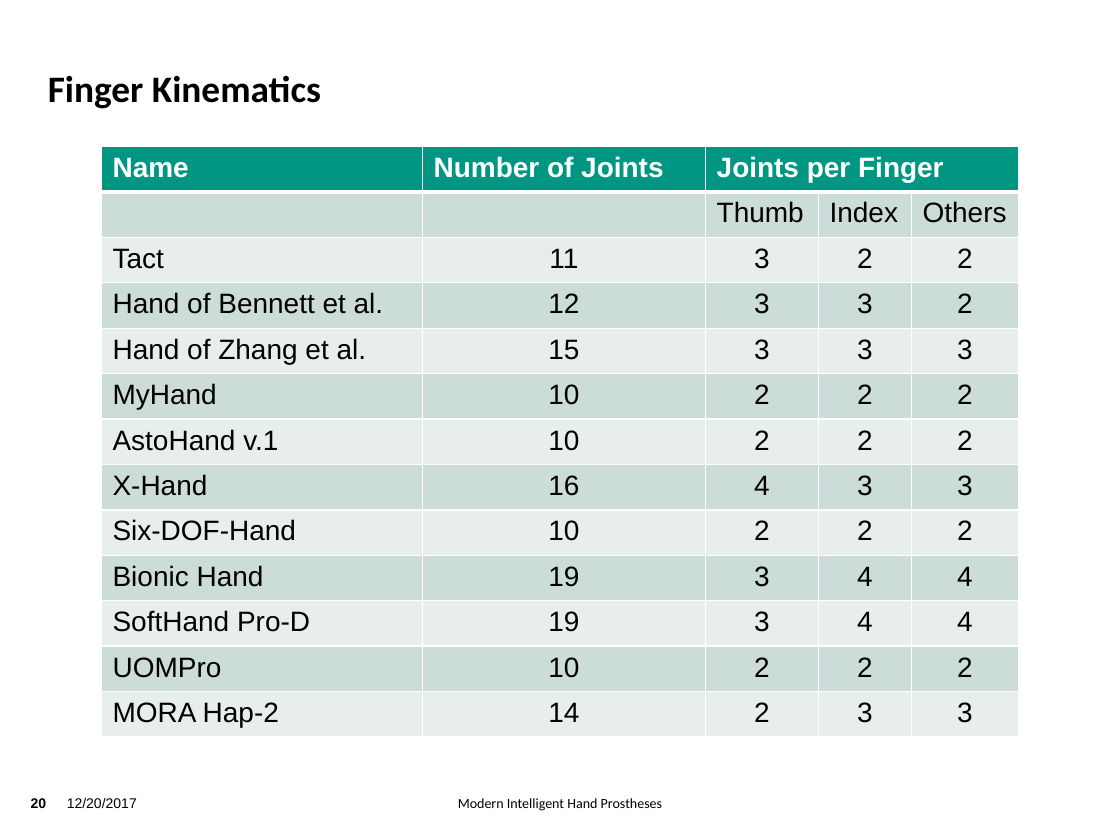
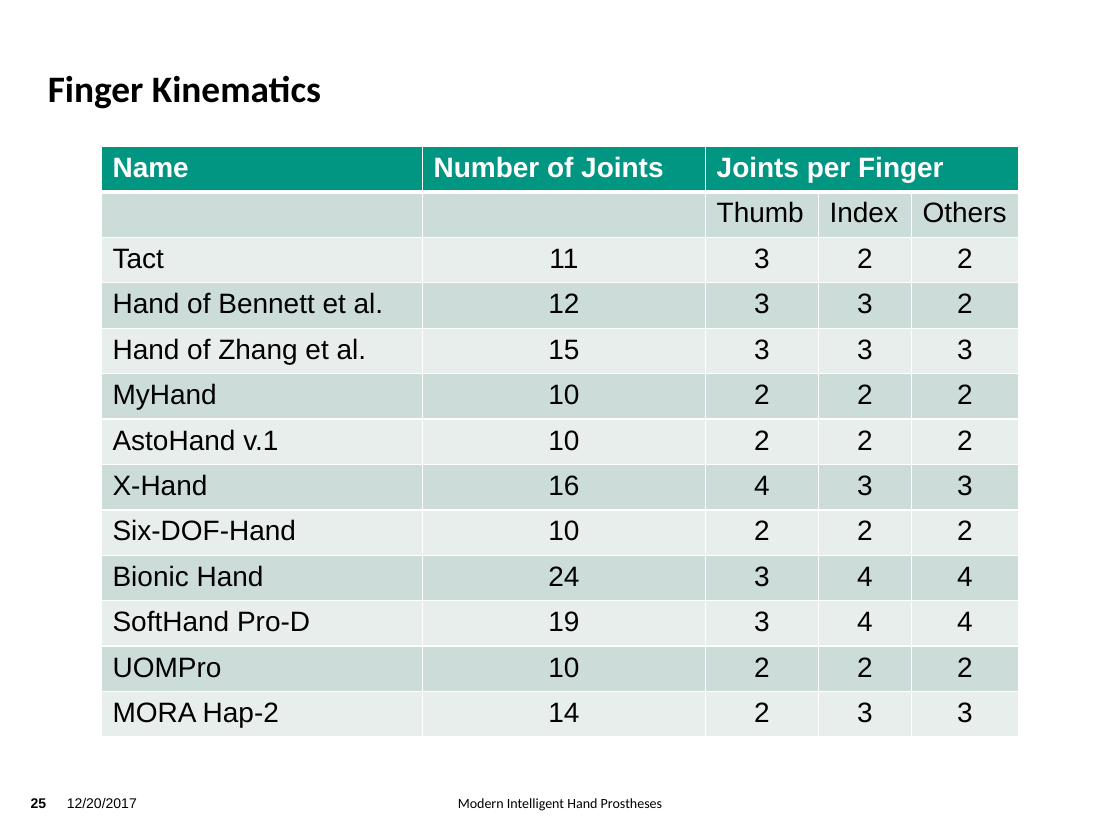
Before and after one commit to TsStocker/HumanoideRobotik, a slide deck: slide 25 of Vortrag/Vortrag.pptx (slide 20 before the commit). Drawn at 1120x840 pixels with LibreOffice and Linux fonts; fonts in the diff are those of the drawing; background and template pictures are left out. Boxes give left, top, right and bottom in pixels: in the first picture for what was removed or moved away, otherwise in the second. Text is boxed around its words. In the diff, an @@ line names an element or a change of style, - is before the commit and + after.

```diff
--- a/Vortrag/Vortrag.pptx
+++ b/Vortrag/Vortrag.pptx
@@ table at box(102, 147, 1020, 737) @@
-row 10, column 2: 19
+row 10, column 2: 24
@@ page number at box(31, 798, 47, 808): text changed @@
-20
+25
```
Also in this commit, not shown: 13 other slides changed, 7 slides added, 1 slide removed, 1 other file.
